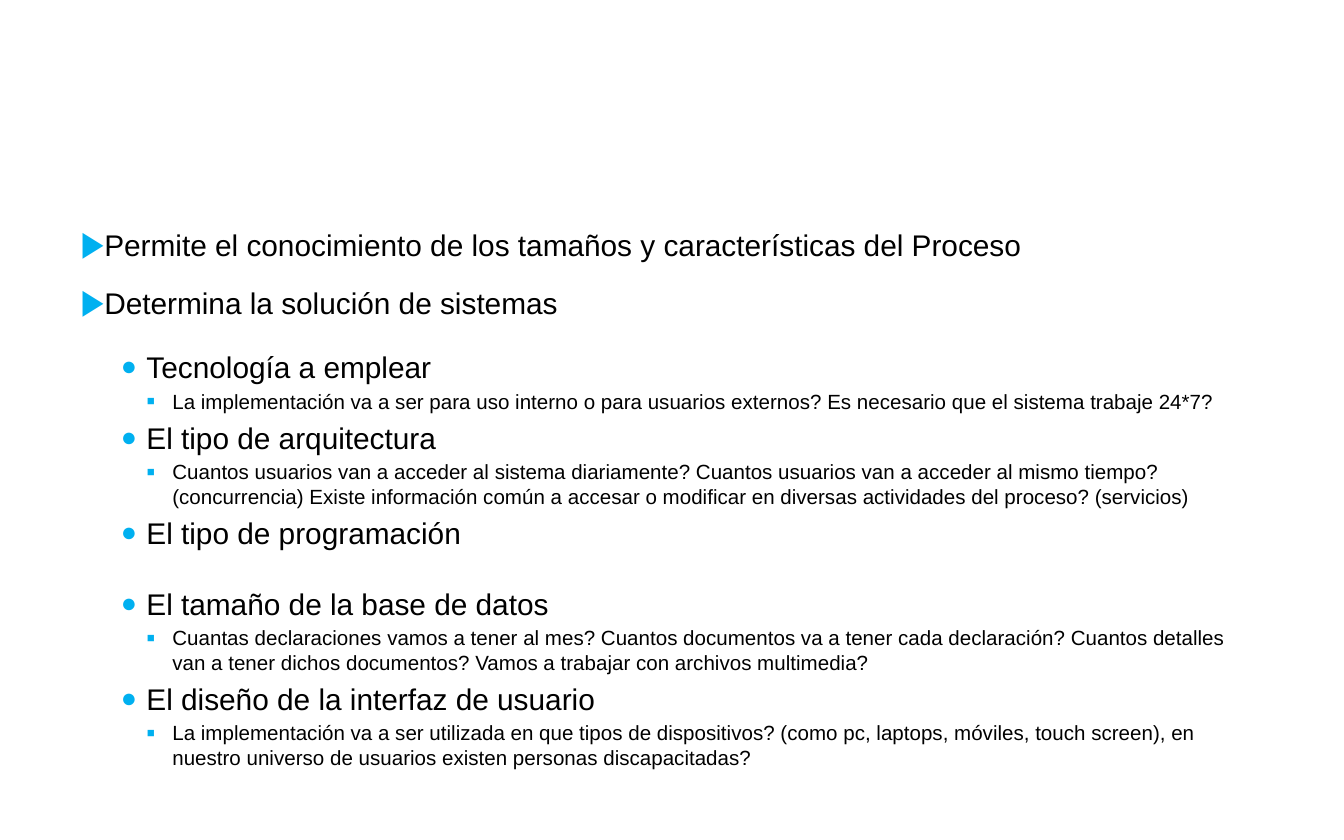
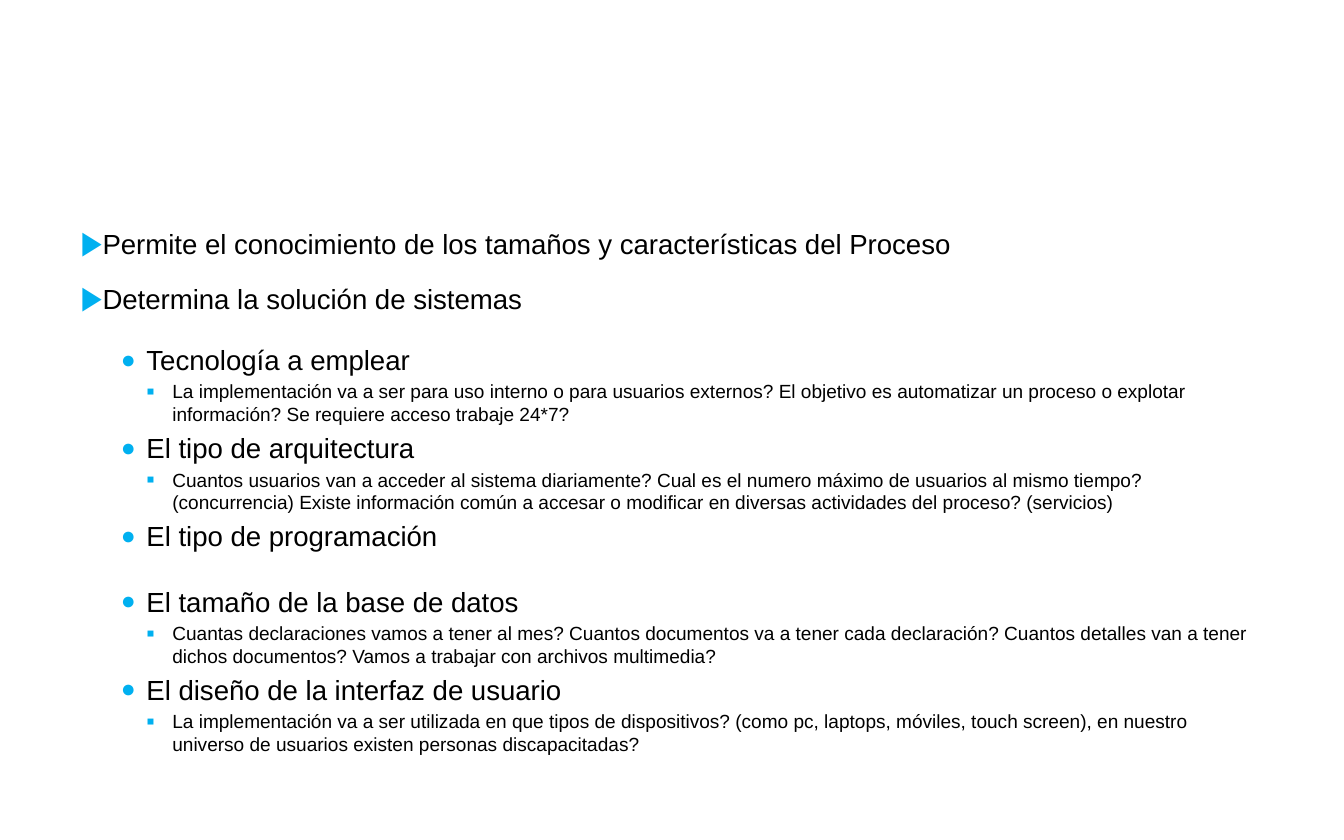
Before and after one commit to juanmcortezr/cosas, a slide deck: slide 21 of procesos/InsiDesarrolloSistemas2019.pptx. Drawn at 1344x840 pixels with LibreOffice and Linux fonts; fonts in the diff are those of the drawing; background and template pictures are left out. Boxes give left, top, right and bottom in pixels: in the first picture for what was removed or moved away, otherwise in the second. Text is boxed around its words. In the diff, an @@ line names an element or a change of style, - is before the commit and + after.

Commit message:
mejorado

```diff
--- a/procesos/InsiDesarrolloSistemas2019.pptx
+++ b/procesos/InsiDesarrolloSistemas2019.pptx
@@ text at (103, 233, 1246, 755): size 16 to 14.8 pt in "Permite el conocimiento de los tamaños y ...", "Determina la solución de sistemas", "Tecnología a emplear", "El tipo de arquitectura" and 3 more places; size 11 to 10.2 pt in "Cuantas declaraciones vamos a tener al mes? ...", "La implementación va a ser utilizada en ..." @@
@@ text at (172, 384, 1185, 425): text changed; size 11 to 10.2 pt @@
-    ▪ La implementación va a ser para uso interno o para usuarios externos? Es necesario que el sistema trabaje 24*7?
+    ▪ La implementación va a ser para uso interno o para usuarios externos? El objetivo es automatizar un proceso o explotar información? Se requiere acceso trabaje 24*7?
@@ text at (172, 473, 1142, 513): text changed; size 11 to 10.2 pt @@
-    ▪ Cuantos usuarios van a acceder al sistema diariamente? Cuantos usuarios van a acceder al mismo tiempo? (concurrencia) Existe información común a accesar o modificar en diversas actividades del proceso? (servicios)
+    ▪ Cuantos usuarios van a acceder al sistema diariamente? Cual es el numero máximo de usuarios al mismo tiempo? (concurrencia) Existe información común a accesar o modificar en diversas actividades del proceso? (servicios)
```
